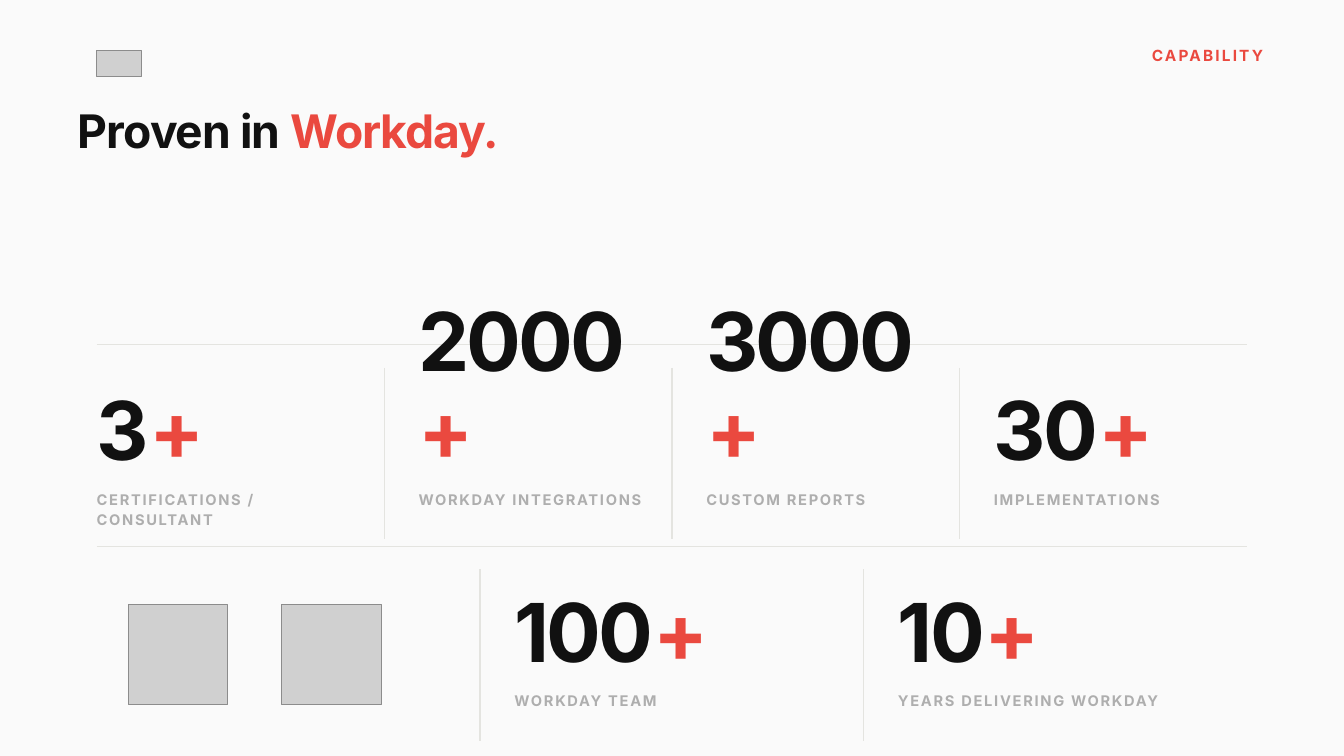
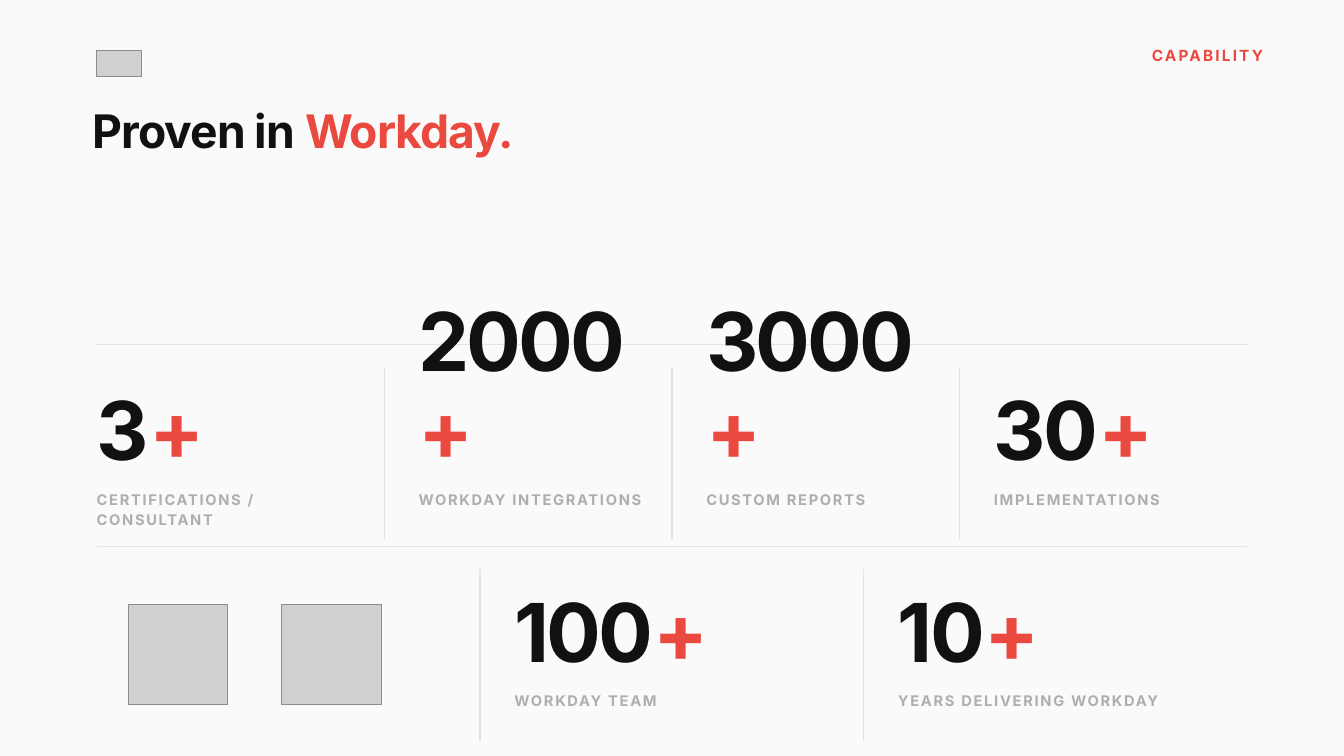
Before and after one commit to danielzrno/claude, a slide deck: slide 4 of design-system/standard/Mivada_Standard.pptx. Drawn at 1344x756 pixels with LibreOffice and Linux fonts; fonts in the diff are those of the drawing; grey boxes stand for pictures; background and template pictures are left out. Boxes give left, top, right and bottom in pixels: in the first picture for what was removed or moved away, otherwise in the second. Text is boxed around its words. In the diff, an @@ line names an element or a change of style, - is before the commit and + after.

```diff
--- a/design-system/standard/Mivada_Standard.pptx
+++ b/design-system/standard/Mivada_Standard.pptx
@@ text "Proven in Workday.": place and size @@
-text "Proven in Workday." at <box>78,112,499,158</box>
+text "Proven in Workday." at <box>93,112,514,158</box>
```
Also in this commit, not shown: 6 other files.
